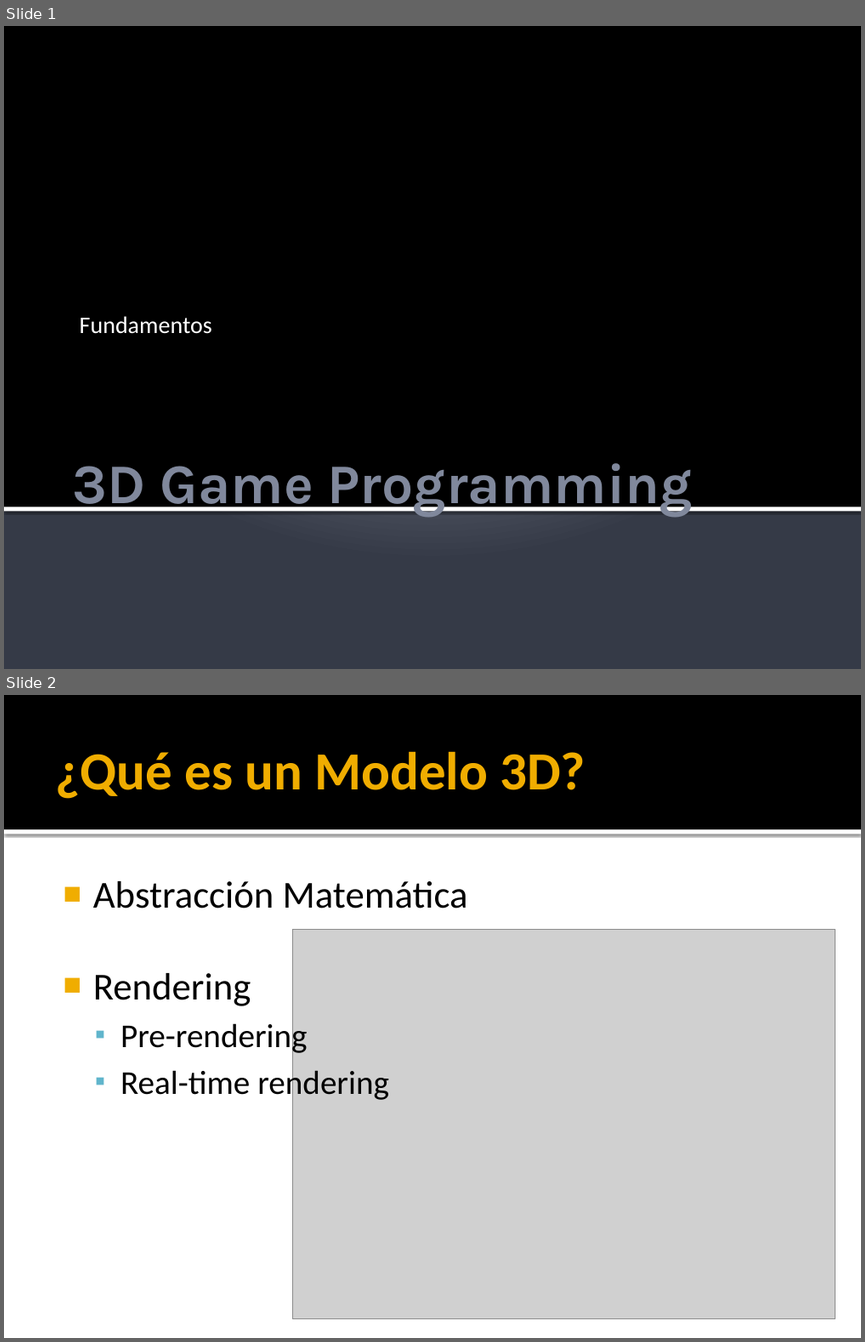
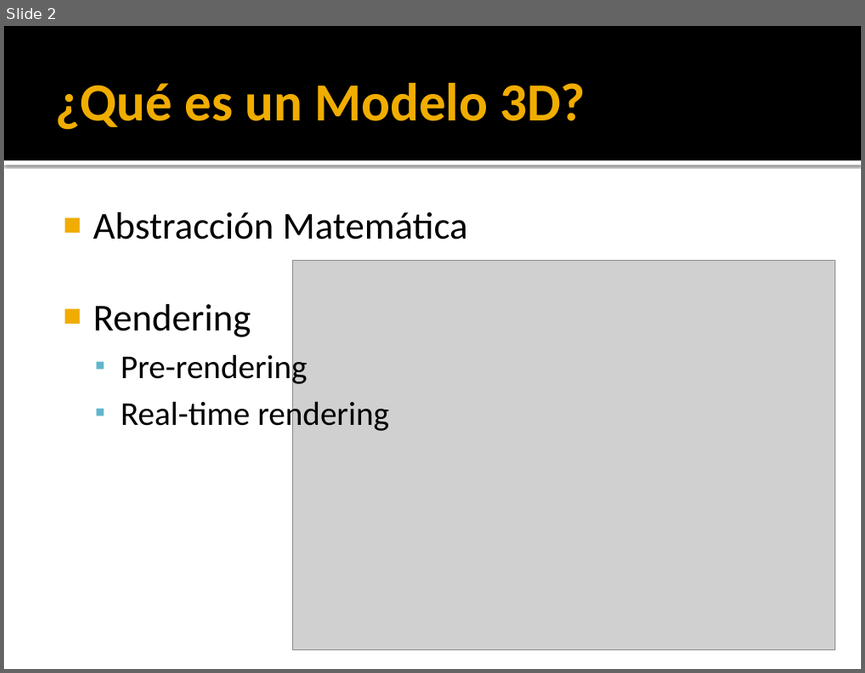
Before and after one commit to kringol/java3dengine, a slide deck: teoria/j3dEngine_chapter2.pptx. Shown one above the other, each under a label of ours: slides 1 and 2 before the commit, slide 2 after it. The pictures are 865x1342 and 865x673 pixels, drawn with LibreOffice and Linux fonts; fonts in the diff are those of the drawing; grey boxes stand for pictures. Boxes give left, top, right and bottom in pixels: in the first picture for what was removed or moved away, otherwise in the second. Text is boxed around its words. In the diff, an @@ line names an element or a change of style, - is before the commit and + after.

```diff
--- a/teoria/j3dEngine_chapter2.pptx
+++ b/teoria/j3dEngine_chapter2.pptx
@@ slide 1 removed at (x1=4, y1=26, x2=861, y2=669), background gradient #C1C5D3 to #BFC4D2 to #353B47 @@
@@ rectangle removed at (x1=4, y1=26, x2=861, y2=507) @@
@@ subtitle removed at (x1=80, y1=316, x2=212, y2=334) @@
-Fundamentos
@@ title removed at (x1=73, y1=463, x2=693, y2=517) @@
-3D Game Programming
@@ rectangle removed at (x1=4, y1=506, x2=861, y2=511) @@
```
Also in this commit, not shown: 2 slides changed, 3 slides added.
